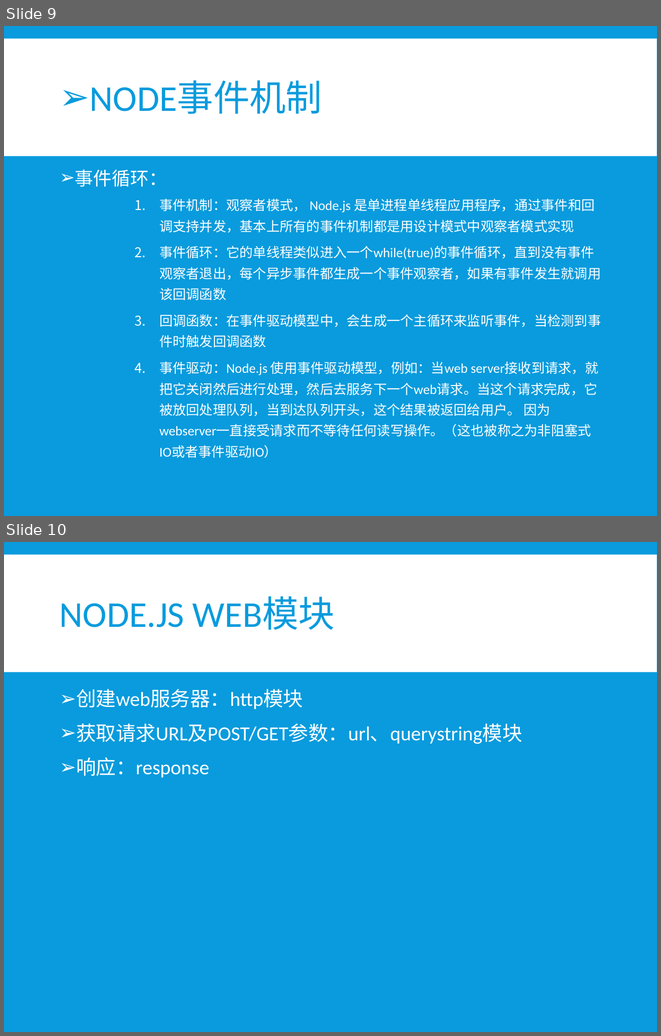
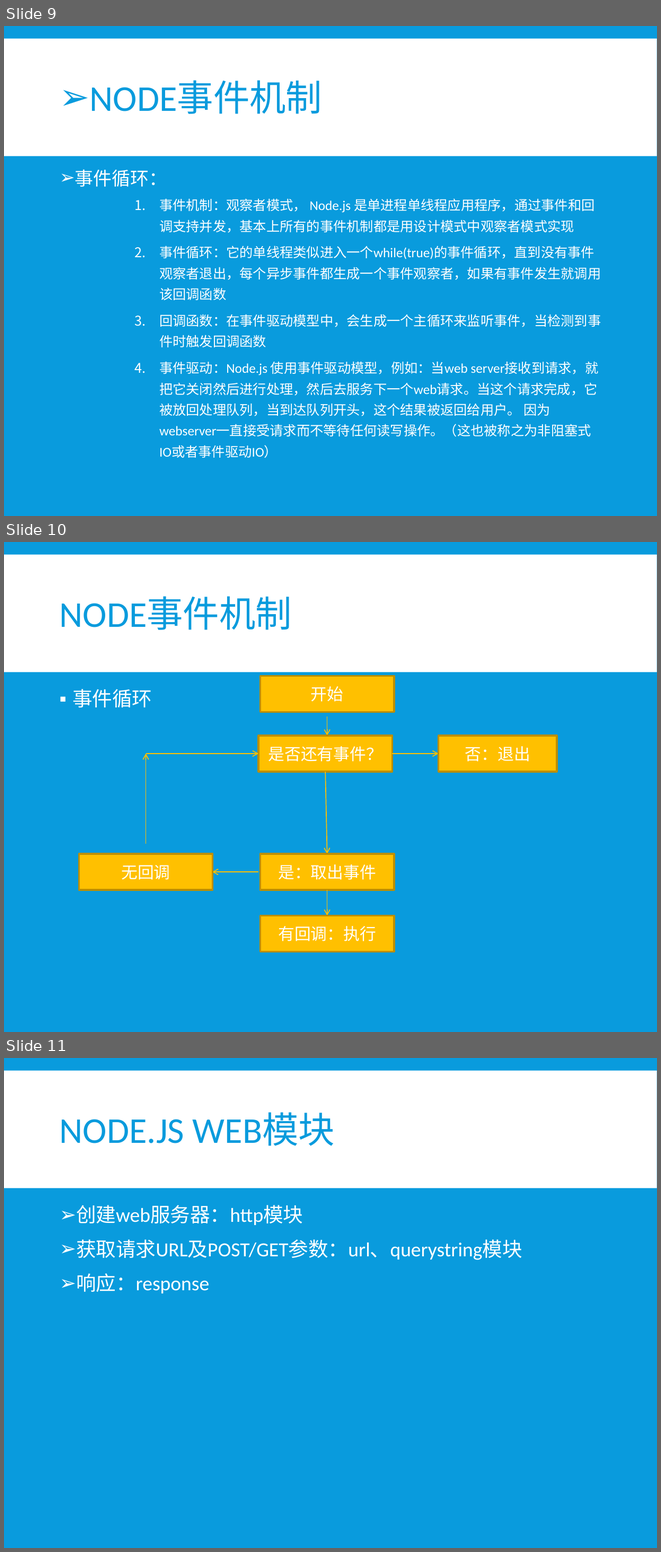
Before and after one commit to xiayu1986/webLearn, a slide deck: mix/技术分享/NODE技术分享.pptx. Shown one above the other, each under a label of ours: slides 9 and 10 before the commit, slides 9, 10 and 11 after it. The pictures are 661x1036 and 661x1552 pixels, drawn with LibreOffice and Linux fonts; fonts in the diff are those of the drawing. Boxes give left, top, right and bottom in pixels: in the first picture for what was removed or moved away, otherwise in the second. Text is boxed around its words. In the diff, an @@ line names an element or a change of style, - is before the commit and + after.

```diff
--- a/mix/技术分享/NODE技术分享.pptx
+++ b/mix/技术分享/NODE技术分享.pptx
@@ slide 10 added at <box>4,542,657,1032</box>, background #099BDD; not listed: 1 template element that a slide beside it also shows @@
@@ title added at <box>60,597,292,630</box>, 40 pt, text #099BDD @@
+NODE事件机制
@@ rectangle added at <box>261,676,395,712</box>, fill #FFC000, outline #BD8E00 2 pt, 18 pt, text #FFFFFF @@
+开始
@@ text added at <box>72,689,152,707</box>, 22 pt, text #FFFFFF @@
+▪ 事件循环
@@ arrow added from (327, 716) to (327, 735), #FFC000 1 pt @@
@@ rectangle added at <box>258,735,392,771</box>, fill #FFC000, outline #BD8E00 2 pt, 18 pt, text #FFFFFF @@
+是否还有事件？
@@ rectangle added at <box>438,735,556,771</box>, fill #FFC000, outline #BD8E00 2 pt, 18 pt, text #FFFFFF @@
+否：退出
@@ arrow added from (146, 844) to (146, 753), #FFC000 1 pt @@
@@ arrow added from (146, 753) to (258, 753), #FFC000 1 pt @@
@@ arrow added from (392, 753) to (438, 753), #FFC000 1 pt @@
@@ arrow added from (325, 771) to (327, 854), #FFC000 1 pt @@
@@ rectangle added at <box>79,854,213,889</box>, fill #FFC000, outline #BD8E00 2 pt, 18 pt, text #FFFFFF @@
+无回调
@@ rectangle added at <box>261,854,395,889</box>, fill #FFC000, outline #BD8E00 2 pt, 18 pt, text #FFFFFF @@
+是：取出事件
@@ arrow added from (258, 872) to (212, 872), #FFC000 1 pt @@
@@ arrow added from (327, 889) to (327, 916), #FFC000 1 pt @@
@@ rectangle added at <box>261,916,395,951</box>, fill #FFC000, outline #BD8E00 2 pt, 18 pt, text #FFFFFF @@
+有回调：执行
@@ what was slide 10 is now slide 11 @@
```
Also in this commit, not shown: 1 slide changed, 1 other slide added, 1 slide removed, 1 other file.
